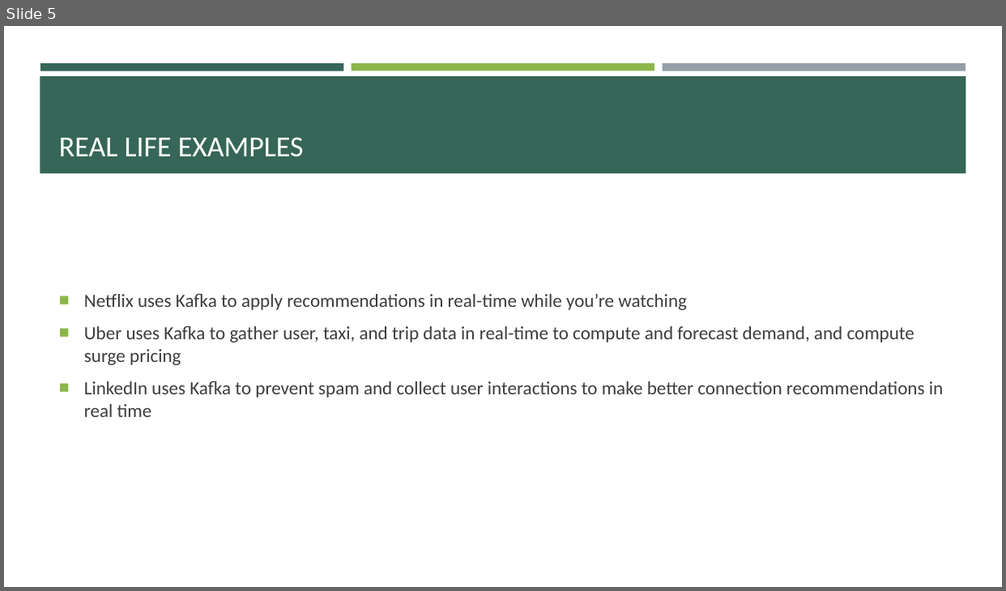
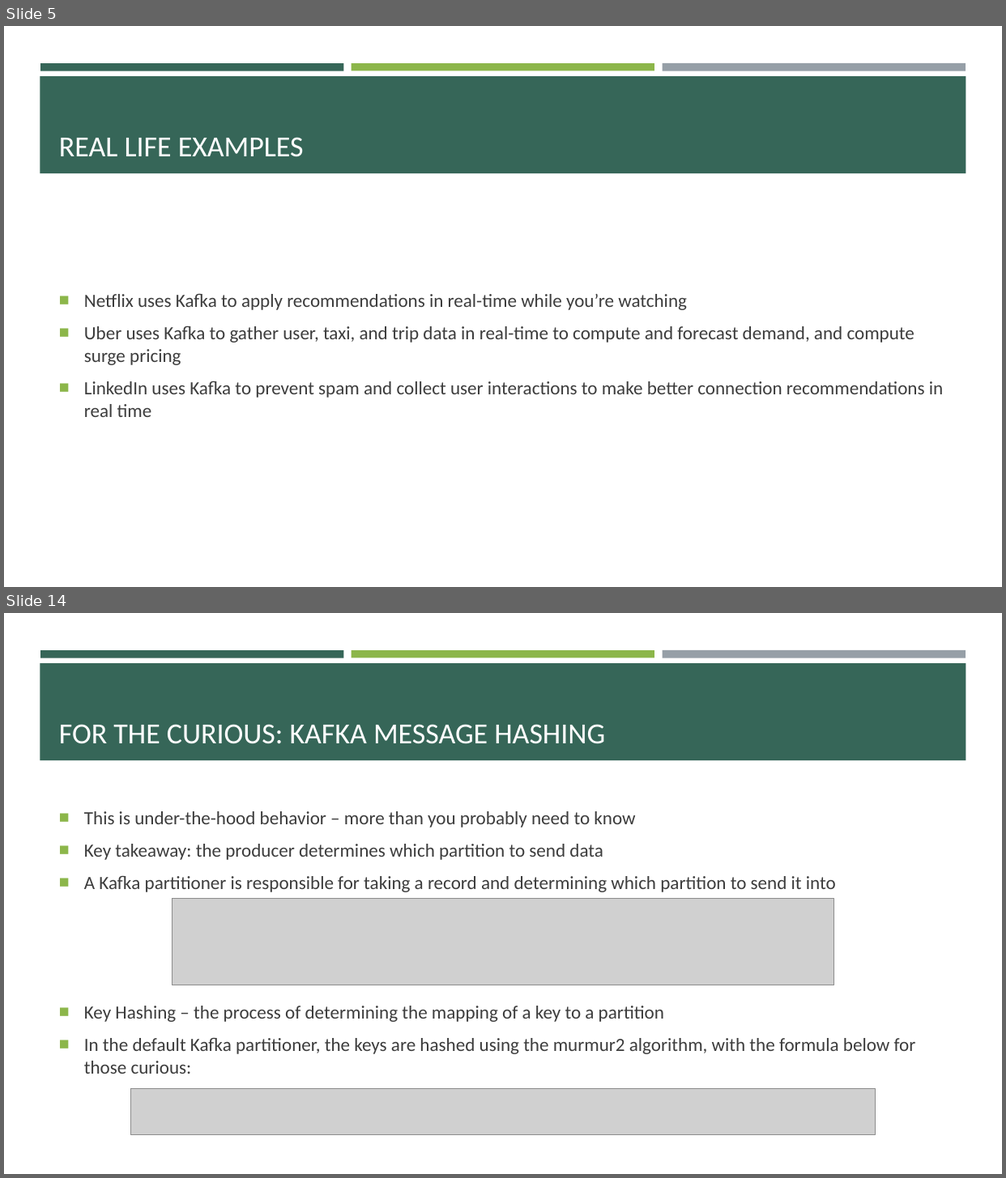
Before and after one commit to e-m-wilson/data_engineering, a slide deck: kafka/Kafka.pptx. Shown one above the other, each under a label of ours: slide 5 before the commit, slides 5 and 14 after it; the slides between them are not shown. The pictures are 1006x591 and 1006x1178 pixels, drawn with LibreOffice and Linux fonts; fonts in the diff are those of the drawing; grey boxes stand for pictures. Boxes give left, top, right and bottom in pixels: in the first picture for what was removed or moved away, otherwise in the second. Text is boxed around its words. In the diff, an @@ line names an element or a change of style, - is before the commit and + after.

```diff
--- a/kafka/Kafka.pptx
+++ b/kafka/Kafka.pptx
@@ slide 14 added at (x1=4, y1=613, x2=1002, y2=1174), background #FFFFFF; not listed: 4 template elements that a slide beside it also shows @@
@@ title added at (x1=59, y1=724, x2=605, y2=744), 28 pt, text #FFFFFF @@
+FOR THE CURIOUS: KAFKA MESSAGE HASHING
@@ text added at (x1=84, y1=811, x2=916, y2=1074), 18 pt, text #3D3D3D @@
+■ This is under-the-hood behavior – more than you probably need to know
+■ Key takeaway: the producer determines which partition to send data
+■ A Kafka partitioner is responsible for taking a record and determining which partition to send it into
+■ Key Hashing – the process of determining the mapping of a key to a partition
+■ In the default Kafka partitioner, the keys are hashed using the murmur2 algorithm, with the formula below for those curious:
@@ picture added at (x1=172, y1=899, x2=833, y2=986) @@
@@ picture added at (x1=131, y1=1089, x2=876, y2=1135) @@
```
Also in this commit, not shown: 32 other slides added, 2 other files.
